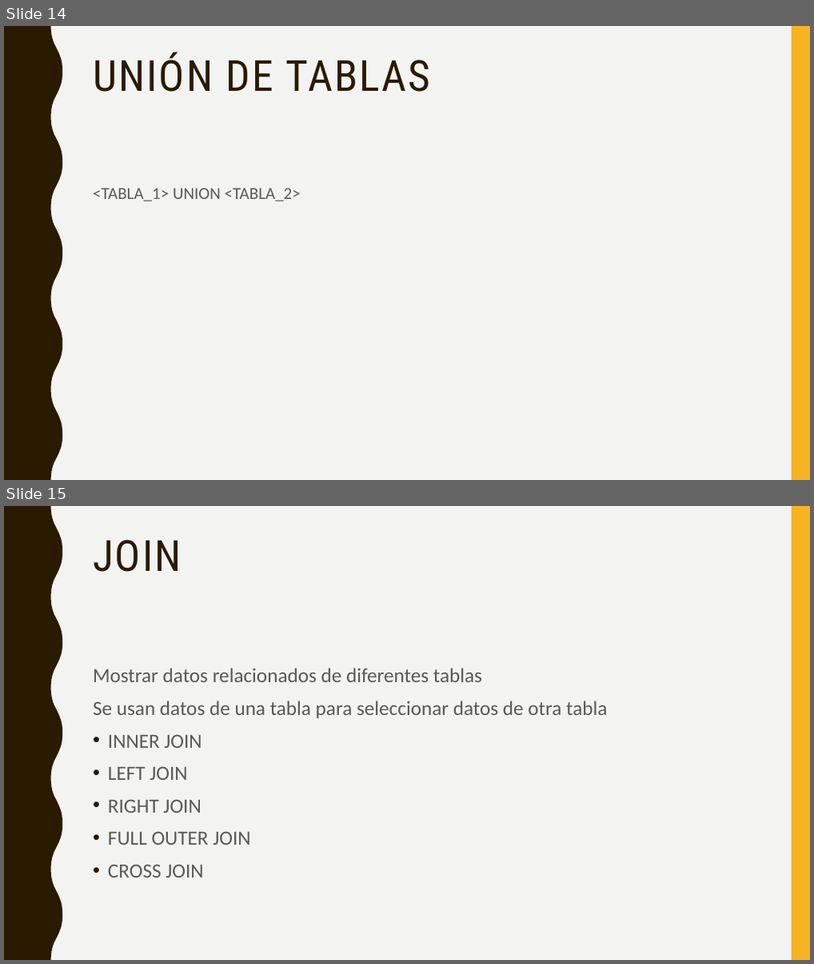
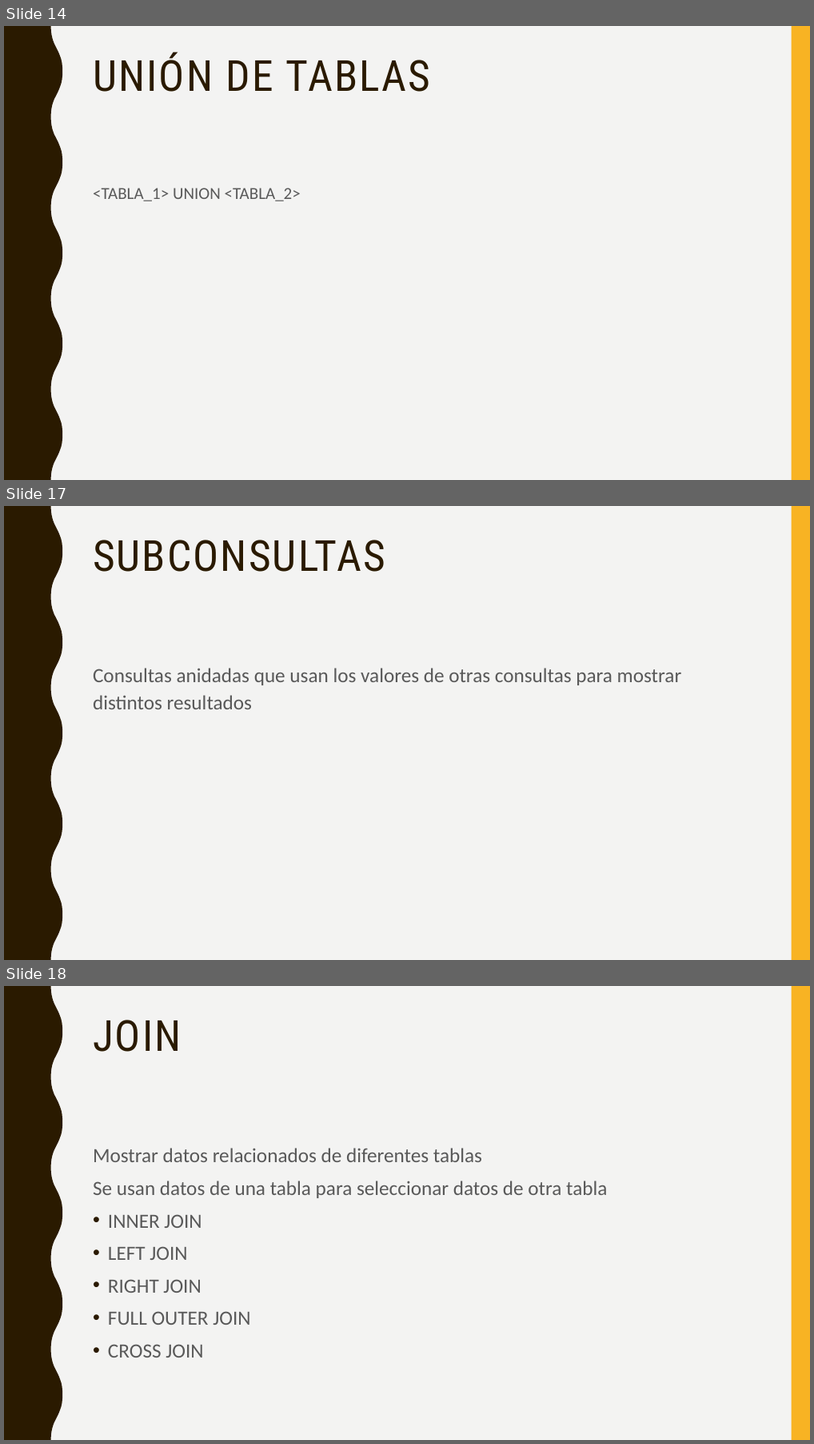
Before and after one commit to crisgon123/backend.tecsup3, a slide deck: Semana 7/Dia 2/Sql server.pptx. Shown one above the other, each under a label of ours: slides 14 and 15 before the commit, slides 14, 17 and 18 after it; the slides between them are not shown. The pictures are 814x964 and 814x1444 pixels, drawn with LibreOffice and Linux fonts; fonts in the diff are those of the drawing. Boxes give left, top, right and bottom in pixels: in the first picture for what was removed or moved away, otherwise in the second. Text is boxed around its words. In the diff, an @@ line names an element or a change of style, - is before the commit and + after.

```diff
--- a/Semana 7/Dia 2/Sql server.pptx
+++ b/Semana 7/Dia 2/Sql server.pptx
@@ slide 17 added at (x1=4, y1=506, x2=810, y2=960), background #F3F3F2; not listed: 2 template elements that a slide beside it also shows @@
@@ title added at (x1=93, y1=540, x2=386, y2=572), 51 pt, text #2A1A00 @@
+SUBCONSULTAS
@@ text added at (x1=93, y1=668, x2=682, y2=709), 24 pt, text #595959 @@
+Consultas anidadas que usan los valores de otras consultas para mostrar distintos resultados
@@ what was slide 15 is now slide 18 @@
```
Also in this commit, not shown: 1 slide changed, 15 other slides added, 1 other file.
